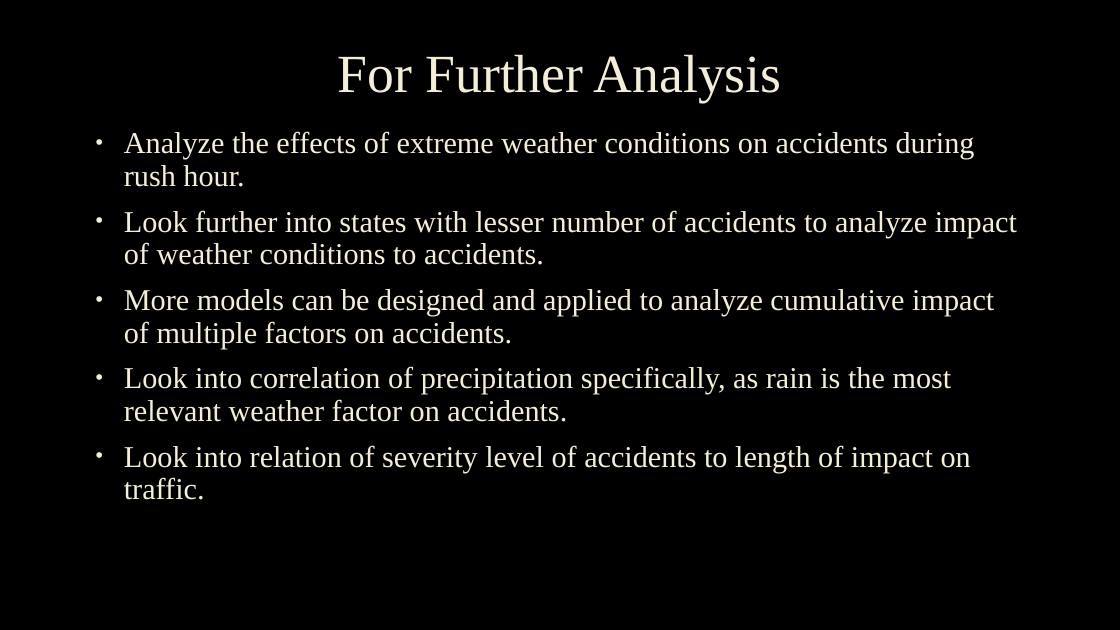
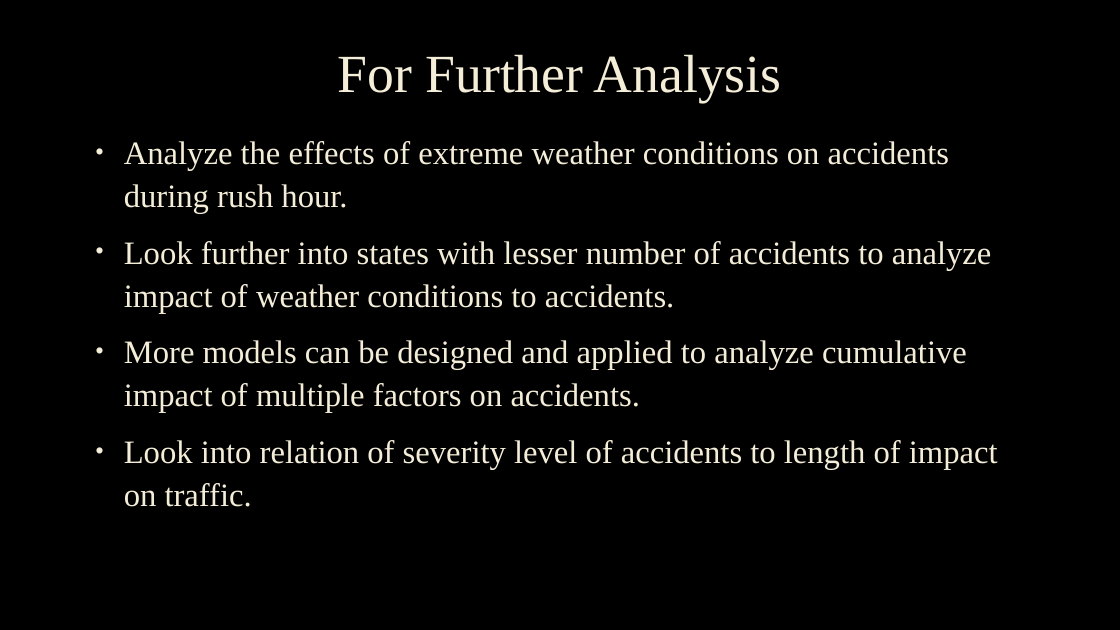
Before and after one commit to lilijo6/Project-Group-3, a slide deck: slide 16 of US Accidents Analysis_Group.pptx. Drawn at 1120x630 pixels with LibreOffice and Linux fonts; fonts in the diff are those of the drawing; background and template pictures are left out. Boxes give left, top, right and bottom in pixels: in the first picture for what was removed or moved away, otherwise in the second. Text is boxed around its words. In the diff, an @@ line names an element or a change of style, - is before the commit and + after.

```diff
--- a/US Accidents Analysis_Group.pptx
+++ b/US Accidents Analysis_Group.pptx
@@ text "Analyze the effects of extreme ..." at (124,141,998,507): size 25.9 to 28 pt; line spacing 0.9 to 1.1 @@
@@ text at (124,366,952,422): paragraph removed @@
-• Look into correlation of precipitation specifically, as rain is the most relevant weather factor on accidents.
```
Also in this commit, not shown: 10 other slides changed, 1 slide added, 1 other file.
